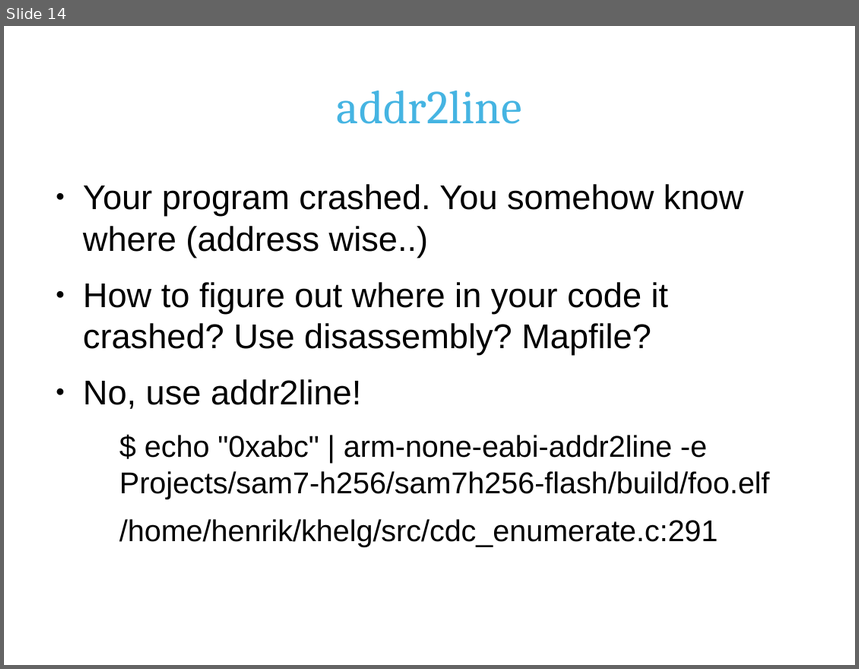
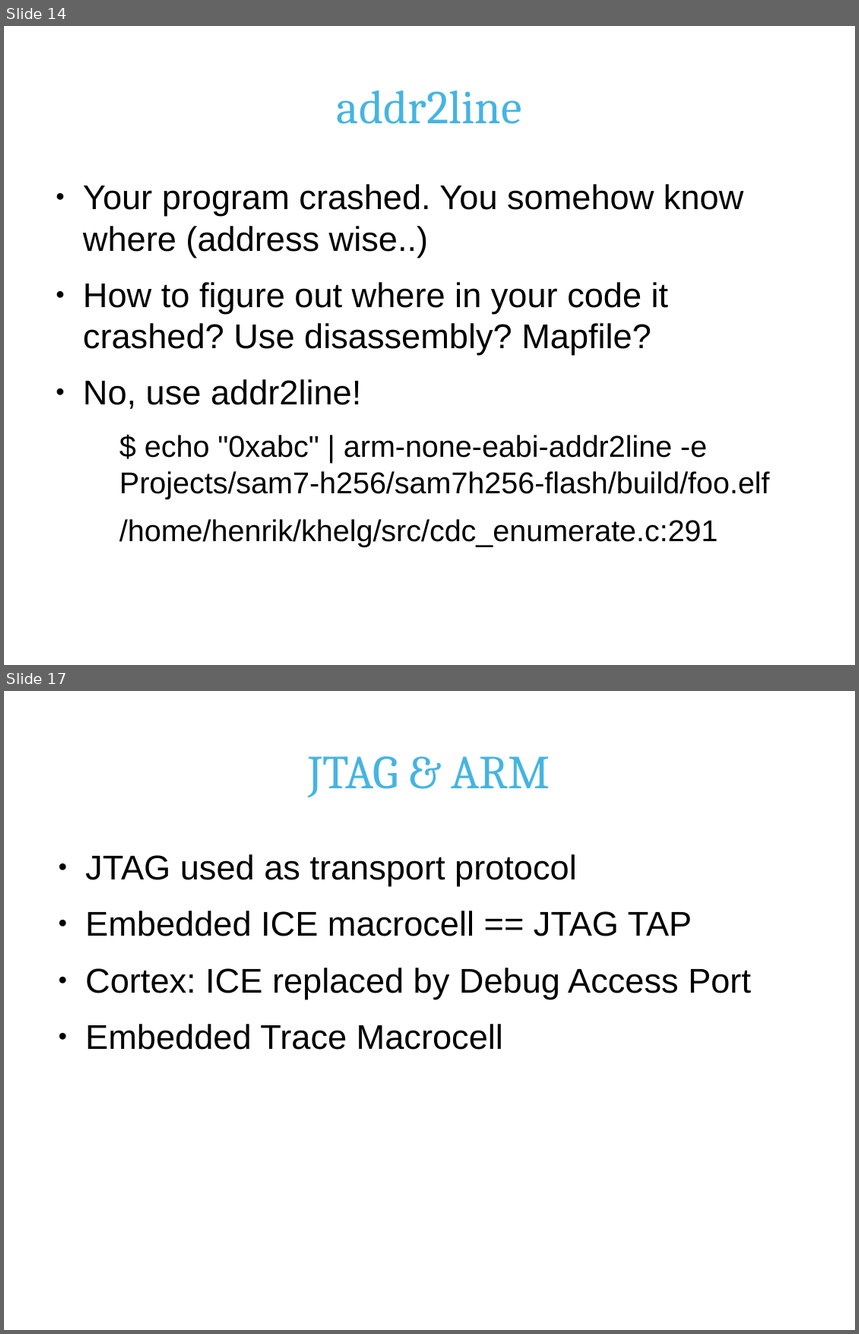
Before and after one commit to hnrkp/khelg2012-1, a slide deck: doc/pres.odp. Shown one above the other, each under a label of ours: slide 14 before the commit, slides 14 and 17 after it; the slides between them are not shown. The pictures are 859x669 and 859x1334 pixels, drawn with LibreOffice and Linux fonts; fonts in the diff are those of the drawing; background and template pictures are left out. Boxes give left, top, right and bottom in pixels: in the first picture for what was removed or moved away, otherwise in the second. Text is boxed around its words. In the diff, an @@ line names an element or a change of style, - is before the commit and + after.

Commit message:
finished the jtag stuff i gather, my mind is going...........................

```diff
--- a/doc/pres.odp
+++ b/doc/pres.odp
@@ slide 17 added at bbox=[4, 691, 855, 1330], background #FFFFFF @@
@@ title added at bbox=[309, 756, 550, 797], 44 pt, text #45B4E2 @@
+JTAG & ARM
@@ text added at bbox=[85, 854, 751, 1050], 32 pt, text #000000 @@
+● JTAG used as transport protocol
+● Embedded ICE macrocell == JTAG TAP
+● Cortex: ICE replaced by Debug Access Port
+● Embedded Trace Macrocell
```
Also in this commit, not shown: 3 slides changed, 13 other slides added.
